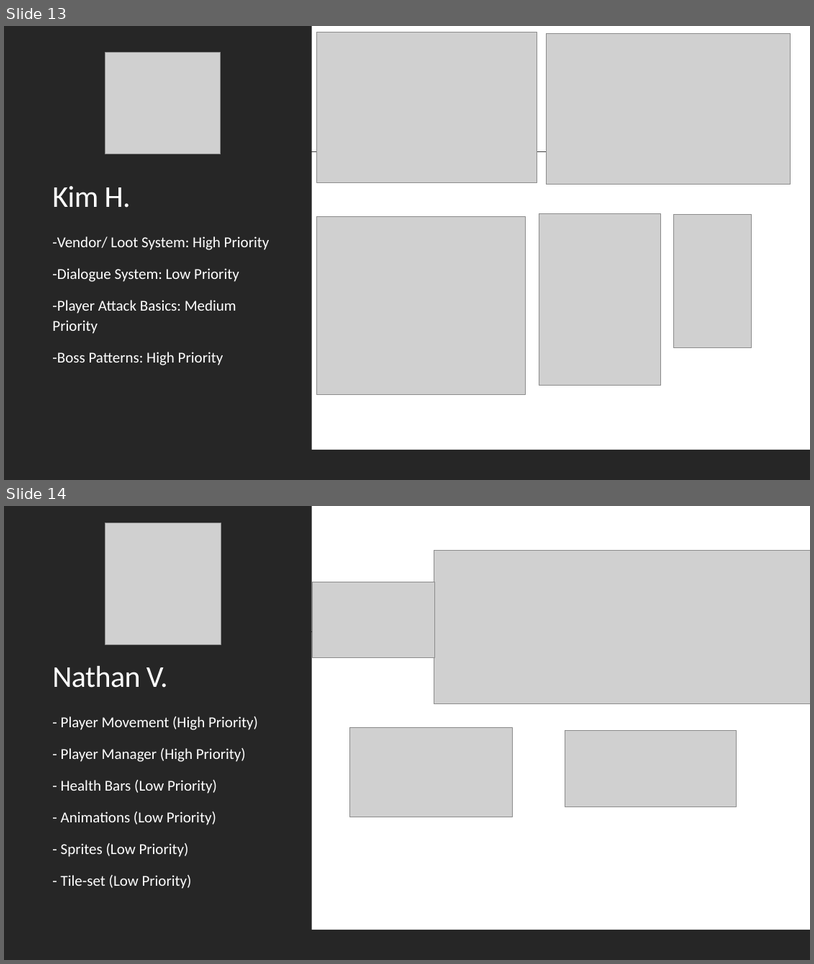
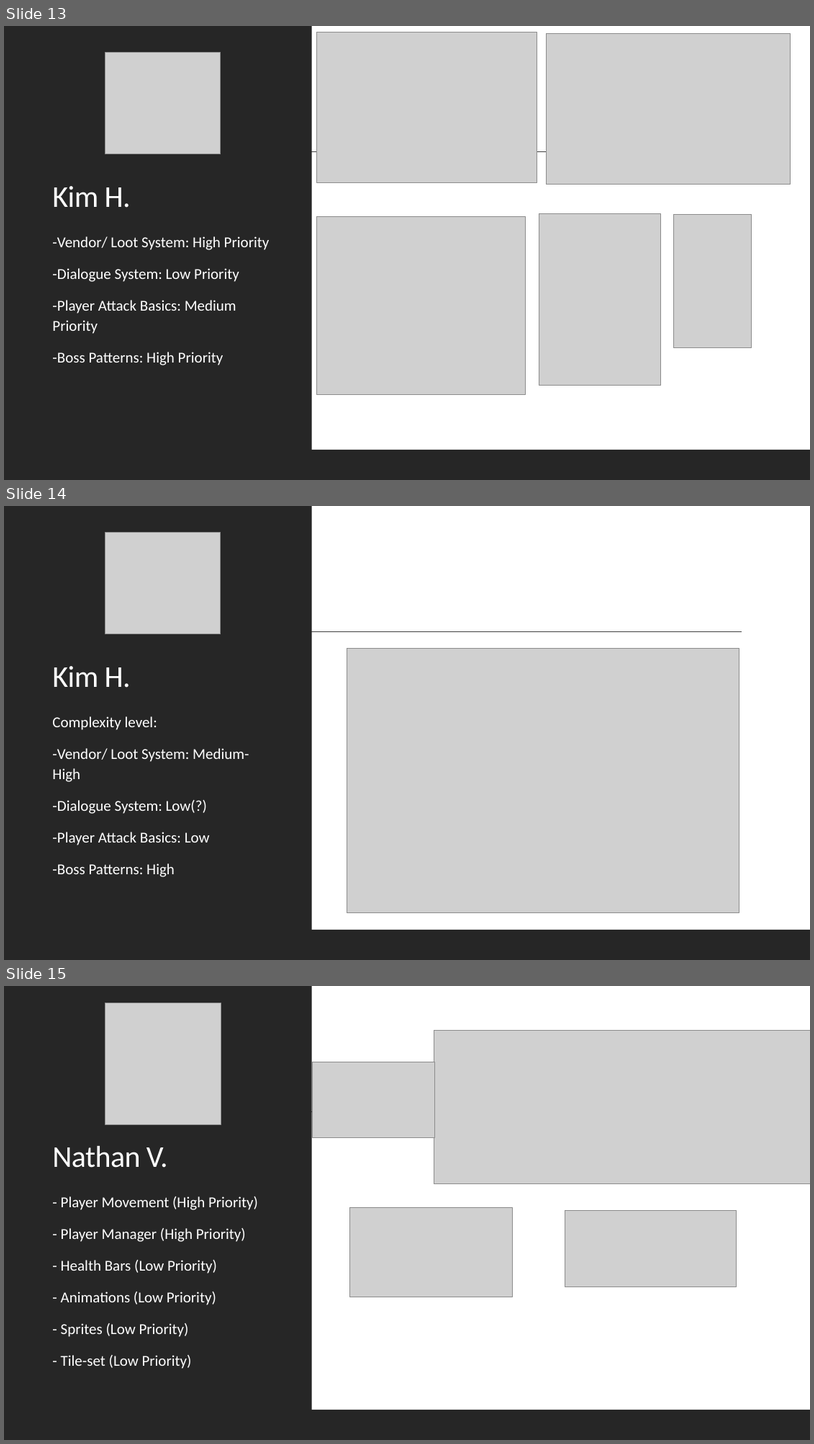
Before and after one commit to Room-4-Studios/Tower-of-Annihilation, a slide deck: docs/SA_Presentation.pptx. Shown one above the other, each under a label of ours: slides 13 and 14 before the commit, slides 13, 14 and 15 after it. The pictures are 814x964 and 814x1444 pixels, drawn with LibreOffice and Linux fonts; fonts in the diff are those of the drawing; grey boxes stand for pictures. Boxes give left, top, right and bottom in pixels: in the first picture for what was removed or moved away, otherwise in the second. Text is boxed around its words. In the diff, an @@ line names an element or a change of style, - is before the commit and + after.

```diff
--- a/docs/SA_Presentation.pptx
+++ b/docs/SA_Presentation.pptx
@@ slide 14 added at (4,506,810,960), background #FFFFFF; not listed: 3 template elements that a slide beside it also shows @@
@@ picture added at (106,532,221,633) @@
@@ picture added at (347,649,739,913) @@
@@ title added at (52,666,131,687), 36 pt, text #FFFFFF @@
+Kim H.
@@ text added at (52,716,249,877), 18 pt, text #FFFFFF @@
+Complexity level:
+-Vendor/ Loot System: Medium-High
+-Dialogue System: Low(?)
+-Player Attack Basics: Low
+-Boss Patterns: High
@@ what was slide 14 is now slide 15 @@
```
Also in this commit, not shown: 4 slides changed, 4 other slides added, 2 other files.
